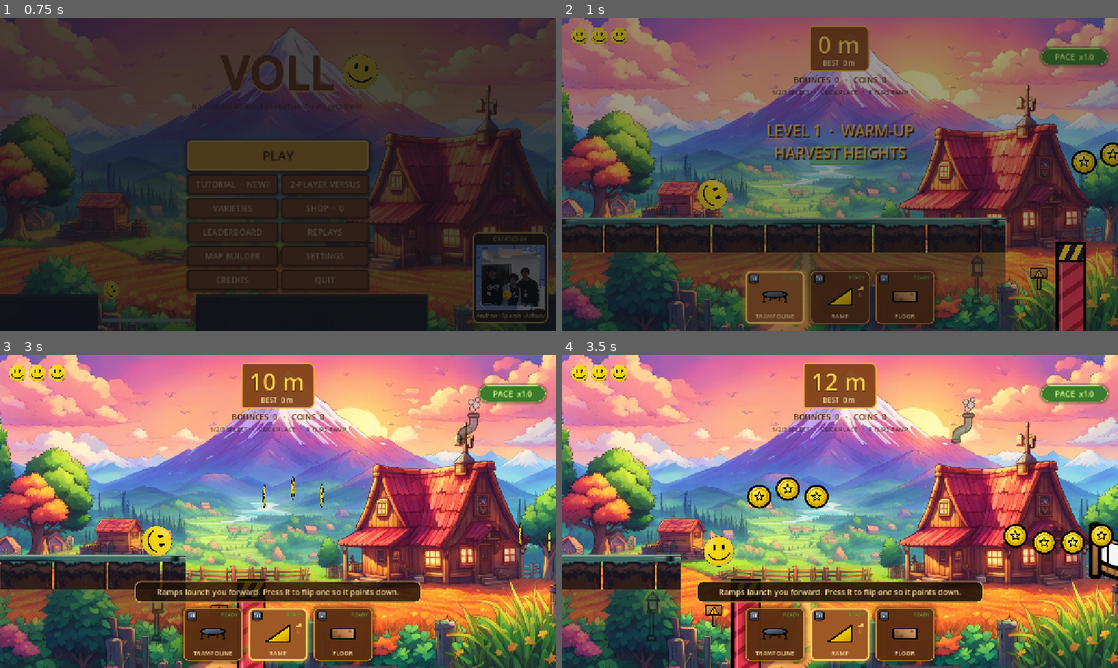
Above: before the commit, frames 1-4 (two rows, left to right).
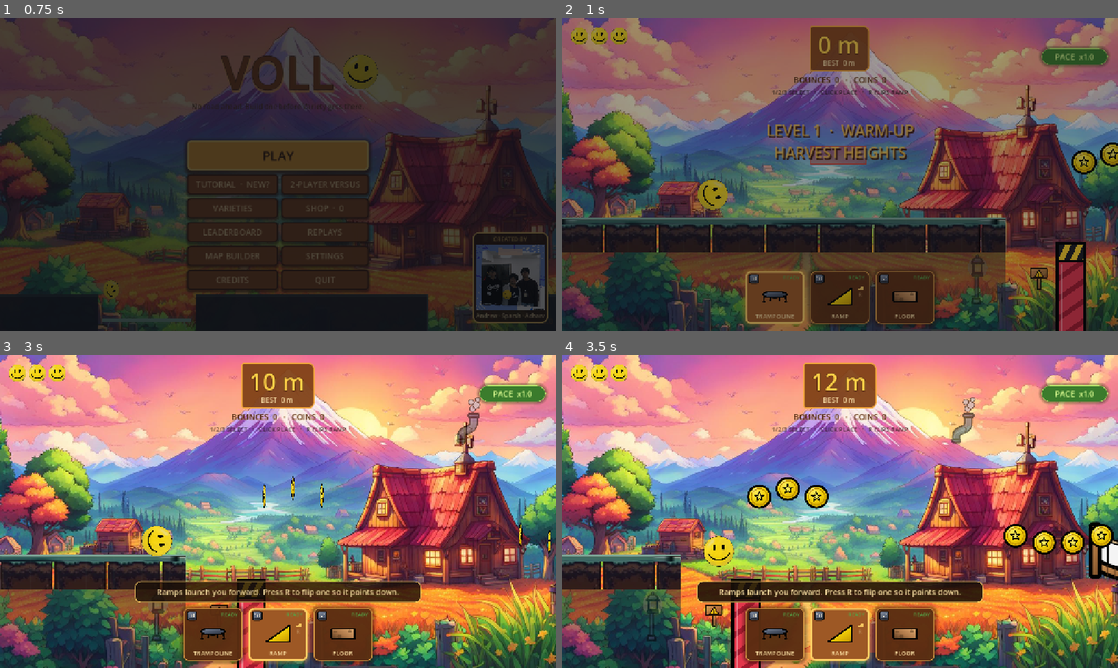
Above: after the commit, the same moments.

Repository: ImSpxrsh/Vollo
Game: Godot game, scene res://scenes/ui/MainMenu.tscn
The game is run twice, just before and just after one commit, with the same random seed, the same clock (stepped at 60 frames per second) and the same inputs. Sound files missing from this copy of the repository are replaced by a short silence.
Inputs:
- Up to frame 1 (0.75 s): click "PLAY" at 0.5 s
- Up to frame 2 (1 s): no input
- Up to frame 3 (3 s): click "READY" at 1.25 s; click "READY" at 2 s; click "READY" at 2.75 s
- Up to frame 4 (3.5 s): no input

Frame 1 is identical in both runs. In frame 2, 0.3% of the frame differs, in the area x 44-55%, y 40-47%; in frame 3, 0.1%; in frame 4, 0.1%.
Error after the commit: Invalid access to property or key 'placement_filter' on a base object of type 'Node (GameManager.gd)'. (res://scenes/game/ItemPlacer.gd:146)

Commit message:
Tutorial: groundless course with slow-mo and forced placements
The tutorial now plays like a real run (no ground after the start platform, rest bridges between lessons). Each lesson slows time, then freezes it until the glowing piece is built. Covers floors, trampolines, ramps, flipped ramps, stomps, power-ups, clutches and combos.

map_store.gd: new tutorial course and lessons. ItemPlacer.gd: optional placement gate used by the tutorial.

Diff:
--- a/godot/scenes/game/ItemPlacer.gd
+++ b/godot/scenes/game/ItemPlacer.gd
@@ -33,6 +33,7 @@
 var _queued_item := -1
 var _queued_position := Vector2.ZERO
 var _deny_sound_left := 0.0
+var last_placed: Node2D
 
 func _ready() -> void:
 	_ghost = Polygon2D.new()
@@ -107,8 +108,12 @@
 		return
 	_try_queued_placement()
 	var item: int = _ps().selected_item
-	var t := placement_transform(item, aim_position())
-	var geometry_ok := not overlaps_ball(item, t) and in_range(t.origin)
+	var aim := aim_position()
+	var gated: Variant = _gate(item, aim, true)
+	if gated != null:
+		aim = gated
+	var t := placement_transform(item, aim)
+	var geometry_ok := gated != null and not overlaps_ball(item, t) and in_range(t.origin)
 	var ready := _ps().is_ready(item)
 	var ok := _ps().can_afford(item) and ready and geometry_ok
 	var col := WorldConst.C_ACCENT if ok else (Color("FFD166") if geometry_ok and not ready else WorldConst.C_HAZARD)
@@ -135,8 +140,20 @@
 		return PackedVector2Array([Vector2(-half_size.x, half_size.y), Vector2(half_size.x, -half_size.y), Vector2(half_size.x, half_size.y)])
 	return PackedVector2Array([Vector2(-half_size.x, -half_size.y), Vector2(half_size.x, -half_size.y), Vector2(half_size.x, half_size.y), Vector2(-half_size.x, half_size.y)])
 
+## Runs GameManager.placement_filter (the tutorial's gate) for the human player.
+## Returns the position to build at, or null when the placement is refused.
+func _gate(item: int, world_pos: Vector2, preview: bool) -> Variant:
+	if ai_controlled or player_index != 0 or not GameManager.placement_filter.is_valid():
+		return world_pos
+	return GameManager.placement_filter.call(item, world_pos, preview)
+
 func _request_place(world_pos: Vector2) -> void:
 	var item: int = _ps().selected_item
+	var gated: Variant = _gate(item, world_pos, false)
+	if gated == null:
+		_play_deny()
+		return
+	world_pos = gated
 	var t := placement_transform(item, world_pos)
 	if overlaps_ball(item, t) or not in_range(t.origin):
 		_play_deny()
@@ -171,6 +188,11 @@
 	if not GameManager.is_alive(player_index):
 		return false
 	var item: int = _ps().selected_item
+	var gated: Variant = _gate(item, world_pos, true)
+	if gated == null:
+		_play_deny()
+		return false
+	world_pos = gated
 	var t := placement_transform(item, world_pos)
 	if overlaps_ball(item, t) or not in_range(t.origin):
 		_play_deny()
@@ -192,6 +214,7 @@
 	node.global_position = t.origin
 	if private_pieces:
 		WorldConst.set_visibility_recursive(node, WorldConst.VISIBILITY_PRIVATE[player_index])
+	last_placed = node
 	return true
 
 func in_range(world_pos: Vector2) -> bool:
--- a/godot/scenes/game/map_store.gd
+++ b/godot/scenes/game/map_store.gd
@@ -5,49 +5,109 @@
 
 static var editing: Dictionary = {}
 
+# The tutorial plays like a real run: after the start platform there is no
+# ground, only open air, hazards and the odd rest bridge. Every lesson starts on
+# a bridge (its checkpoint), slows time while the card explains, and freezes
+# time at each step's "hold" x until the player builds the glowing piece.
+# Item ids: 0 trampoline, 1 ramp, 2 floor. Lane: bridges/floors have their top
+# at y 460, so the ball rolls at y 428.
 const TUTORIAL := {
 	"name": "Tutorial",
 	"objects": [
-		{"k": "ground", "x": 1290, "w": 1410},
-		{"k": "low_wall", "x": 2050, "h": 0.55, "gy": 460},
-		{"k": "ground", "x": 2930, "w": 1450},
-		{"k": "enemy", "x": 3990, "y": 405},
-		{"k": "coin", "x": 4570, "y": 420}, {"k": "coin", "x": 4730, "y": 420}, {"k": "coin", "x": 4890, "y": 420},
-		{"k": "coin", "x": 5050, "y": 420}, {"k": "coin", "x": 5210, "y": 420},
-		{"k": "ground", "x": 5490, "w": 1400},
-		{"k": "spikes_low", "x": 6110, "n": 2, "gy": 460},
-		{"k": "finish", "x": 6690},
+		# FLOOR: the start platform ends at x 870.
+		{"k": "coin", "x": 980, "y": 420}, {"k": "coin", "x": 1080, "y": 420}, {"k": "coin", "x": 1180, "y": 420},
+		{"k": "bridge", "x": 1405, "y": 460},
+		# TRAMPOLINE + CATCH: a red wall in the gap.
+		{"k": "low_wall", "x": 1910, "h": 1.0},
+		{"k": "coin", "x": 1610, "y": 193}, {"k": "coin", "x": 1710, "y": 108}, {"k": "coin", "x": 1810, "y": 93},
+		{"k": "coin", "x": 2010, "y": 274},
+		{"k": "bridge", "x": 2330, "y": 460},
+		# RAMP: small spikes in the gap.
+		{"k": "spikes_low", "x": 2640, "n": 2, "gy": 520},
+		{"k": "coin", "x": 2560, "y": 320}, {"k": "coin", "x": 2660, "y": 300}, {"k": "coin", "x": 2760, "y": 350},
+		{"k": "bridge", "x": 3070, "y": 460},
+		# FLIP: a wall hanging from the sky.
+		{"k": "hang_wall", "x": 3600, "h": 1.0},
+		{"k": "coin", "x": 3240, "y": 228}, {"k": "coin", "x": 3420, "y": 300},
+		{"k": "bridge", "x": 3775, "y": 460},
+		# STOMP: a devil ball waiting in the air.
+		{"k": "enemy", "x": 4405, "y": 350, "bob": 0.0},
+		{"k": "coin", "x": 4035, "y": 193}, {"k": "coin", "x": 4135, "y": 108}, {"k": "coin", "x": 4235, "y": 93},
+		{"k": "coin", "x": 4655, "y": 150}, {"k": "coin", "x": 4815, "y": 200},
+		{"k": "bridge", "x": 5240, "y": 460},
+		# ON YOUR OWN: lay floors yourself and grab the power-ups.
+		{"k": "coin", "x": 5560, "y": 420}, {"k": "coin", "x": 5660, "y": 420},
+		{"k": "shield", "x": 5820, "y": 415},
+		{"k": "coin", "x": 5980, "y": 420}, {"k": "coin", "x": 6080, "y": 420},
+		{"k": "slowmo", "x": 6240, "y": 415},
+		{"k": "coin", "x": 6400, "y": 420},
+		{"k": "booster", "x": 6560, "y": 420},
+		{"k": "bridge", "x": 6880, "y": 460},
+		# CLUTCH + COMBO: bounce right next to spikes, twice.
+		{"k": "spikes_low", "x": 7130, "n": 2, "gy": 520},
+		{"k": "spikes_low", "x": 7680, "n": 2, "gy": 520},
+		{"k": "coin", "x": 7240, "y": 108}, {"k": "coin", "x": 7340, "y": 93},
+		{"k": "coin", "x": 7860, "y": 108}, {"k": "coin", "x": 7960, "y": 93},
+		{"k": "bridge", "x": 8420, "y": 460},
+		{"k": "finish", "x": 8480},
 	],
 }
 
 const TUTORIAL_LESSONS := [
-	{"title": "WELCOME", "cp": 160, "at": 0, "done": 520, "item": -1,
-		"text": "Your ball rolls on its own and you can't steer it.\nYour job is to BUILD the path in front of it."},
-	{"title": "FLOOR", "cp": 300, "at": 560, "done": 1330, "item": 2,
-		"targets": [Vector2(975, 471), Vector2(1185, 471)],
-		"text": "The road ends here! Fill the gap with floors.",
-		"after": "Pieces crumble after a few seconds, so always build ahead."},
-	{"title": "TRAMPOLINE", "cp": 1420, "at": 1600, "done": 2150, "item": 0,
-		"targets": [Vector2(1860, 439)],
-		"text": "Red walls cost a heart. Put a trampoline in front of it to bounce over.",
-		"after": "Boing! Trampolines are your jump button."},
-	{"title": "RAMP", "cp": 2200, "at": 2330, "done": 3020, "item": 1,
-		"targets": [Vector2(2650, 419)],
-		"text": "A wide gap! Put a ramp at the edge to launch across in one go.",
-		"after": "Tip: press R to flip a ramp so it slopes down."},
-	{"title": "STOMP", "cp": 3070, "at": 3170, "done": 4150, "item": 0,
-		"targets": [Vector2(3490, 439)],
-		"text": "A devil ball! Its sides hurt, but landing ON it stomps it. Bounce onto it.",
-		"after": "Stomped! Stomps give bonus metres."},
-	{"title": "ON YOUR OWN", "cp": 4100, "at": 4180, "done": 5520, "item": 2, "free": true,
-		"text": "No help this time: keep laying floors until you reach land. Grab the coins!",
-		"after": "You built that yourself. That's the whole game!"},
-	{"title": "CLUTCH", "cp": 5570, "at": 5650, "done": 6290, "item": 0,
-		"targets": [Vector2(6000, 439)],
-		"text": "Spikes! Bounce right before them. Bouncing close to danger is a CLUTCH for bonus metres.",
-		"after": "Clutch! Coins buy upgrades in the SHOP."},
-	{"title": "FINISH", "cp": 6310, "at": 6340, "done": 99999, "item": -1,
-		"text": "Roll through the FINISH flag to complete the tutorial!"},
+	{"title": "WELCOME", "cp": 160, "at": 0, "keys": true,
+		"text": "Voll rolls by itself and you can't steer it. Past this platform there is NO ground: whatever it rolls on, you build.",
+		"after_card": "1 TRAMPOLINE bounces  ·  2 RAMP hops  ·  3 FLOOR catches.\nIn real runs, every hit or fall costs a heart (top-left): lose all 3 and the run ends. Here, a mistake just rewinds.",
+		"after_speed": 0.3},
+	{"title": "FLOOR", "cp": 600, "at": 560, "done": 1300,
+		"text": "The platform ends! Build a road over the gap.",
+		"steps": [
+			{"item": 2, "pos": Vector2(975, 471), "hold": 790, "tip": "Click the glowing FLOOR right at the edge"},
+			{"item": 2, "pos": Vector2(1185, 471), "hold": 990, "tip": "One more FLOOR to reach the bridge"},
+		],
+		"after": "Pieces crumble after a few seconds: keep building ahead!"},
+	{"title": "TRAMPOLINE", "cp": 1350, "at": 1330, "done": 2230,
+		"text": "A red wall! Walls, spikes and devil balls hurt. Bounce over the wall, then catch yourself.",
+		"steps": [
+			{"item": 0, "pos": Vector2(1564, 439), "hold": 1440, "tip": "Put the TRAMPOLINE at the end of the bridge"},
+			{"item": 2, "pos": Vector2(2110, 471), "hold": 1640, "tip": "Catch it! Put a FLOOR where it will land"},
+		],
+		"after": "Bounce, then catch: that's the rhythm of Voll!"},
+	{"title": "RAMP", "cp": 2275, "at": 2250, "done": 2965,
+		"text": "Small spikes in the gap. A RAMP gives a quick, low hop: lighter than a trampoline.",
+		"steps": [
+			{"item": 1, "pos": Vector2(2531, 419), "hold": 2380, "flip": false, "tip": "Put the RAMP at the end of the bridge"},
+			{"item": 2, "pos": Vector2(2850, 471), "hold": 2520, "tip": "Catch it with a FLOOR past the spikes"},
+		],
+		"after": "Ramps for small hops, trampolines for big ones."},
+	{"title": "FLIP THE RAMP", "cp": 3010, "at": 2990, "done": 3700,
+		"text": "A wall hangs from the sky! Your bounce would hit it. Press R to FLIP a ramp: a flipped ramp knocks the ball DOWN.",
+		"steps": [
+			{"item": 0, "pos": Vector2(3239, 439), "hold": 3120, "tip": "TRAMPOLINE at the end of the bridge"},
+			{"item": 1, "pos": Vector2(3305, 72), "hold": 3240, "flip": true, "tip": "Click the glowing FLIPPED RAMP above the ball"},
+			{"item": 2, "pos": Vector2(3560, 471), "hold": 3340, "tip": "Catch it with a FLOOR under the wall"},
+		],
+		"after": "Flipped ramps push you down. R flips back and forth."},
+	{"title": "STOMP", "cp": 3720, "at": 3700, "done": 5140,
+		"text": "A devil ball! Touching its side hurts, but landing ON TOP stomps it and bounces you high.",
+		"steps": [
+			{"item": 0, "pos": Vector2(3944, 439), "hold": 3835, "tip": "TRAMPOLINE at the end of the bridge to land on it"},
+			{"item": 2, "pos": Vector2(5025, 471), "hold": 4475, "tip": "Stomped! Now catch yourself with a FLOOR"},
+		],
+		"after": "Stomped! Bonus metres. Grumpy balls can be stomped too."},
+	{"title": "ON YOUR OWN", "cp": 5180, "at": 5160, "done": 6790, "free": true,
+		"text": "No glowing spots now. Keep laying FLOORS ahead of the ball until the next bridge, and grab the power-ups!",
+		"prompt": "SHIELD blocks one hit  ·  CLOCK slows time  ·  BOOSTER = speed, can't be hurt",
+		"after": "You built that yourself! The ghost shows each piece's cooldown."},
+	{"title": "CLUTCH & COMBO", "cp": 6810, "at": 6790, "done": 8140,
+		"text": "Bouncing right next to danger is a CLUTCH: bonus metres! Chain clutches within 3 seconds for a COMBO, up to x5.",
+		"steps": [
+			{"item": 0, "pos": Vector2(7049, 439), "hold": 6930, "tip": "TRAMPOLINE at the end of the bridge, close to the spikes"},
+			{"item": 0, "pos": Vector2(7600, 439), "hold": 7150, "tip": "Another TRAMPOLINE where it lands, for a combo"},
+			{"item": 2, "pos": Vector2(8200, 471), "hold": 7720, "tip": "Catch it with a FLOOR"},
+		],
+		"after": "COMBO! Your combo multiplies clutch and stomp bonuses."},
+	{"title": "FINISH", "cp": 6810, "at": 8150, "free": true, "speed": 0.4,
+		"text": "Your score is metres travelled plus bonuses. Coins buy upgrades in the SHOP, and every 60 m is a new level. Esc or P pauses.\nRoll through the FINISH flag!"},
 ]
 
 static func safe_name(map_name: String) -> String:
